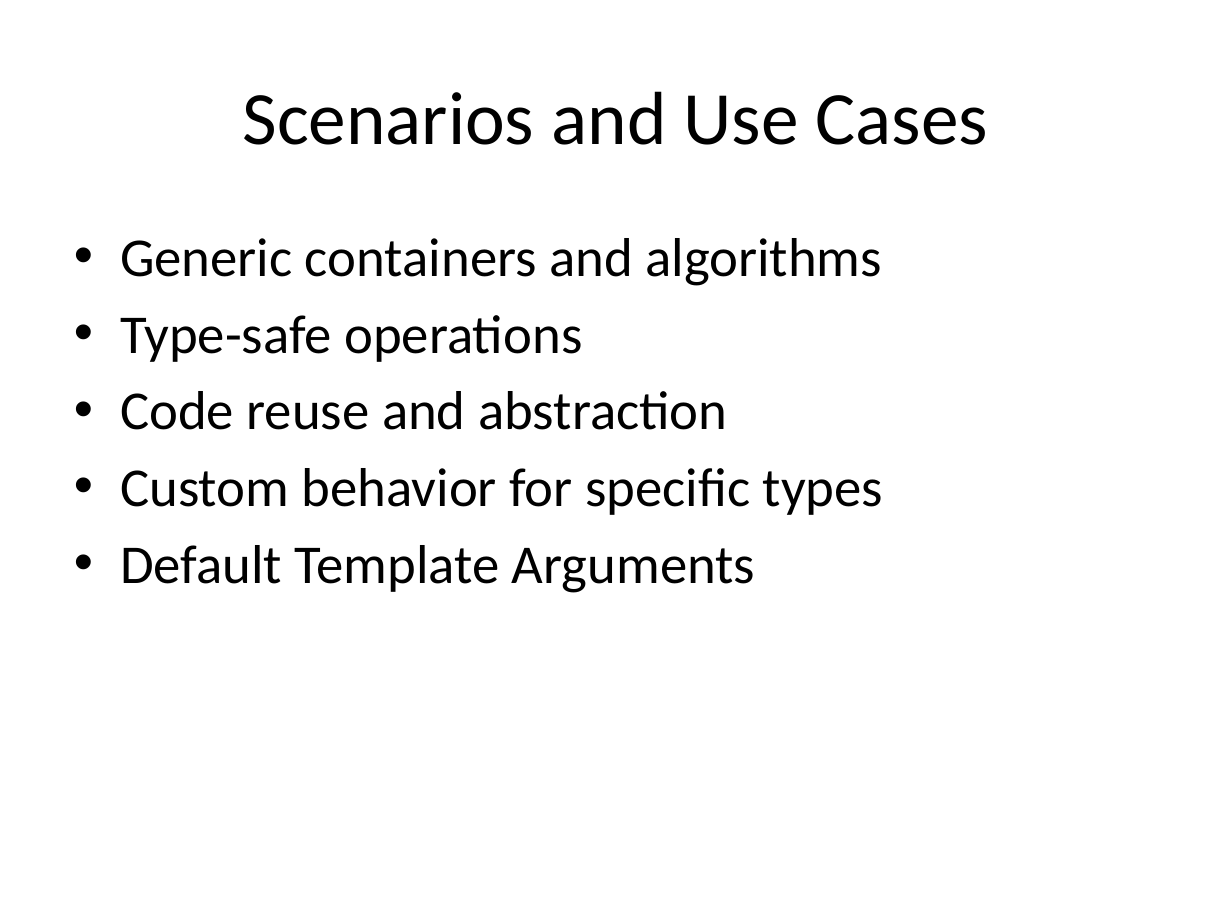
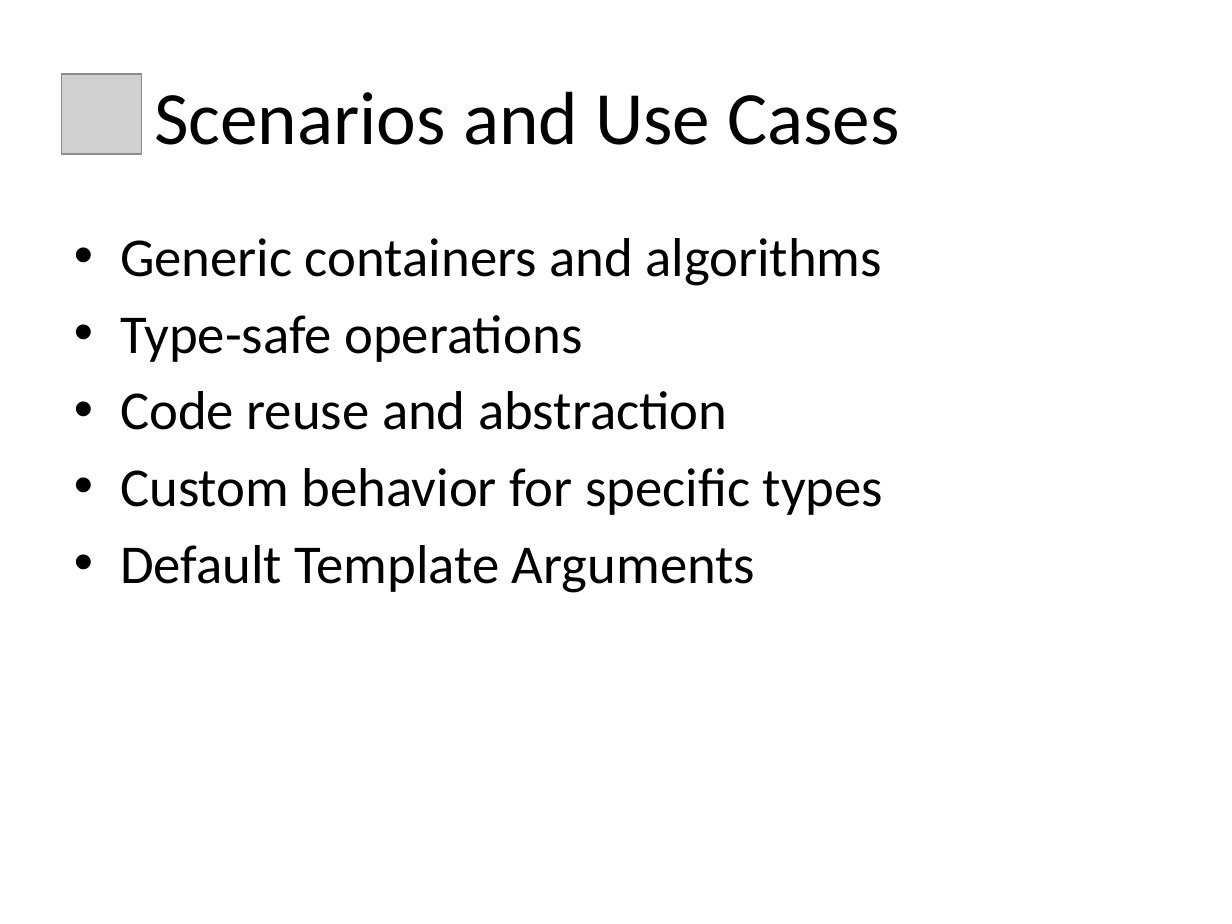
Before and after one commit to Ramjilal4You/CPP_Advanced, a slide deck: slide 12 of Templates/cpp_templates_with_diagrams.pptx (slide 14 before the commit). Drawn at 1232x924 pixels with LibreOffice and Linux fonts; fonts in the diff are those of the drawing; grey boxes stand for pictures; background and template pictures are left out. Boxes give left, top, right and bottom in pixels: in the first picture for what was removed or moved away, otherwise in the second. Text is boxed around its words. In the diff, an @@ line names an element or a change of style, - is before the commit and + after.

```diff
--- a/Templates/cpp_templates_with_diagrams.pptx
+++ b/Templates/cpp_templates_with_diagrams.pptx
@@ title "Scenarios and Use Cases": place and size @@
-title "Scenarios and Use Cases" at (243,91,988,145)
+title "Scenarios and Use Cases" at (154,91,899,145)
@@ title "Scenarios and Use Cases" at (154,91,899,145): alignment centre to left @@
@@ picture added at (62,74,142,154) @@
```
Also in this commit, not shown: 13 other slides changed, 2 slides removed, 40 other files.
